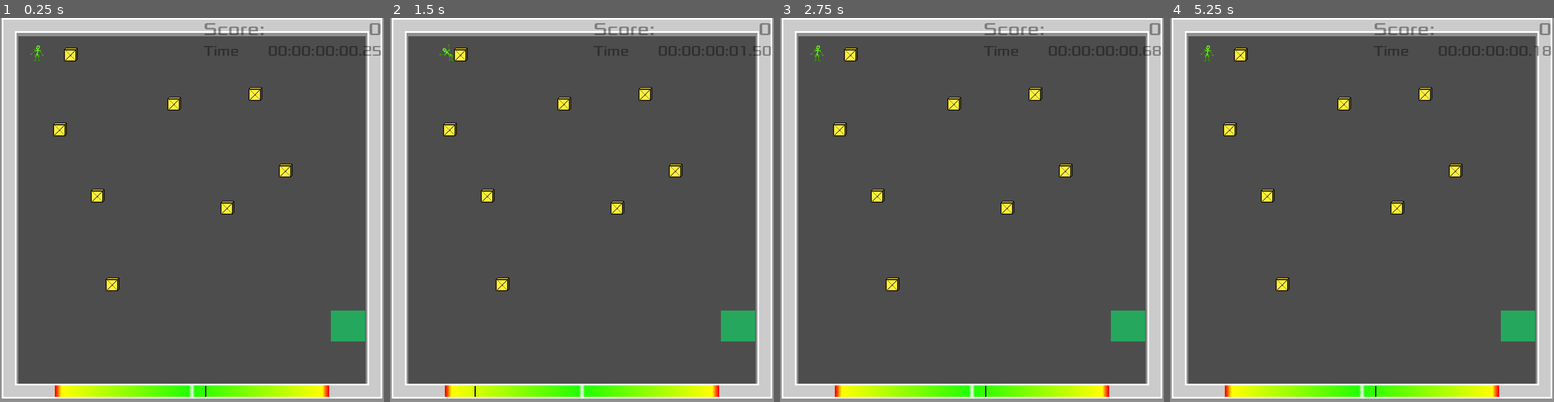
Above: before the commit, frames 1-4 (left to right).
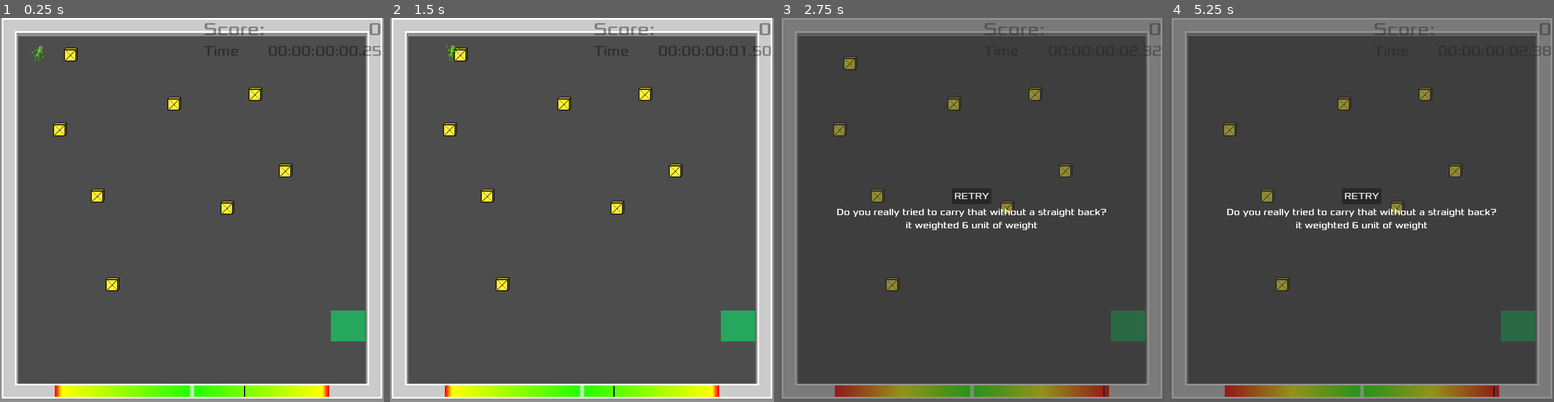
Above: after the commit, the same moments.

Repository: CrazyLegoMind/1h_jam_blank
Game: Godot game, scene res://scenes/main_game/main_game.tscn
Two runs of this game, one before a commit and one after it. Both use one fixed random seed, a clock stepped at 60 frames per second and the inputs below.
Inputs (mouse positions are in pixels of both pictures, inside the frame that each line leads up to):
- Up to frame 1 (0.25 s): no input
- Up to frame 2 (1.5 s): move the mouse to (666, 190) at 0.52 s; hold D (move_right) 0.53-1.28 s; hold K (tilt_l) 0.53-1.28 s; click (666, 190) at 0.67 s; move the mouse to (505, 229) at 1.27 s; hold S (move_down) from 1.28 s (still down); tap L (tilt_r) at 1.35 s
- Up to frame 3 (2.75 s): release S (move_down) at 2 s; click (972, 194) at 2 s, where only the run before the commit has a clickable "RETRY"
- Up to frame 4 (5.25 s): click (1362, 194) at 2.75 s, where only the run after the commit has a clickable "RETRY"; move the mouse to (1400, 125) at 3.52 s; hold D (move_right) 3.53-4.28 s; hold K (tilt_l) 3.53-4.28 s; move the mouse to (1342, 286) at 4.27 s; hold W (move_up) 4.28-5 s; tap L (tilt_r) at 4.35 s; click (1342, 286) at 4.42 s; click (1362, 194) at 5 s, where only the run before the commit has a clickable "RETRY"

The runs differ from the first frame. In frame 1, less than 0.1% of the frame differs, in the area x 7-64%, y 7-99%; in frame 2, less than 0.1%; in frame 3, 21%, in the area x 0-100%, y 0-100%; in frame 4, 21%.

Commit message:
last polish

Diff:
--- a/project.godot
+++ b/project.godot
@@ -10,7 +10,7 @@
 
 [application]
 
-config/name="1h_jam_blankl"
+config/name="1h_jam_blank"
 run/main_scene="res://scenes/main_game/main_game.tscn"
 config/features=PackedStringArray("4.2", "Forward Plus")
 config/icon="res://icon.svg"
--- a/scenes/menus/menu_ui.gd
+++ b/scenes/menus/menu_ui.gd
@@ -36,7 +36,6 @@
 	var player = GlobalUtils.player
 	if is_instance_valid(player):
 		var adjusted_offset = (40.0/(player.grabbing+0.7))/120
-		print(adjusted_offset, " ", player.body_speed)
 		bar_gradient.offsets[1] =0.5-adjusted_offset
 		bar_gradient.offsets[5] =0.5+adjusted_offset
 	if time_flowing and not get_tree().paused:
--- a/scenes/player/player.gd
+++ b/scenes/player/player.gd
@@ -34,25 +34,17 @@
 	if Input.is_action_just_pressed("ui_up"):
 		GlobalUtils.start_game_timer()
 
-var body_speed : = 0.0
 func _physics_process(delta):
 	tilt = body.rotation_degrees
-	tilt_force = 0.0
+	tilt_force = lerpf(tilt_force,0.0,delta)
 	if Input.is_action_pressed("tilt_l"):
 		tilt_force = -40
 		tilt_force = -TILT_FORCE_MAX
 	if Input.is_action_pressed("tilt_r"):
 		tilt_force = 40
-	tilt_force = lerp(tilt_force,0.0,delta)
-	body.rotation_degrees = body.rotation_degrees + tilt_force*delta +delta*(
-								body.rotation_degrees*0.7+
-								body.rotation_degrees*grabbing)
+	var body_speed = tilt_force + body.rotation_degrees*(0.7+grabbing)
+	body.rotation_degrees = body.rotation_degrees + delta*body_speed
 	body.rotation_degrees = clamp(body.rotation_degrees,-60,60)
-	if body.rotation_degrees > 59 or body.rotation_degrees <-59:
-		tilt_force = TILT_FORCE_MAX
-	body_speed = lerpf(body_speed, tilt_force + body.rotation_degrees*(0.7+grabbing),delta)
-	body.rotation_degrees = body.rotation_degrees + delta*body_speed
-	body.rotation_degrees = clamp(body.rotation_degrees,-60,6)
 	tilt = body.rotation_degrees
 	if body.rotation_degrees >= 60 or body.rotation_degrees <= -60:
 		die()
